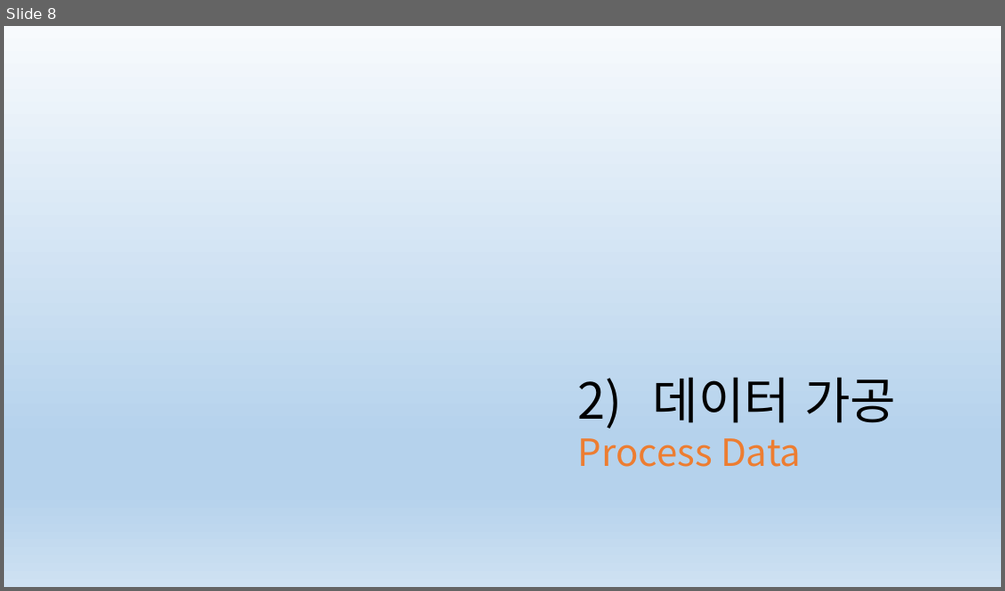
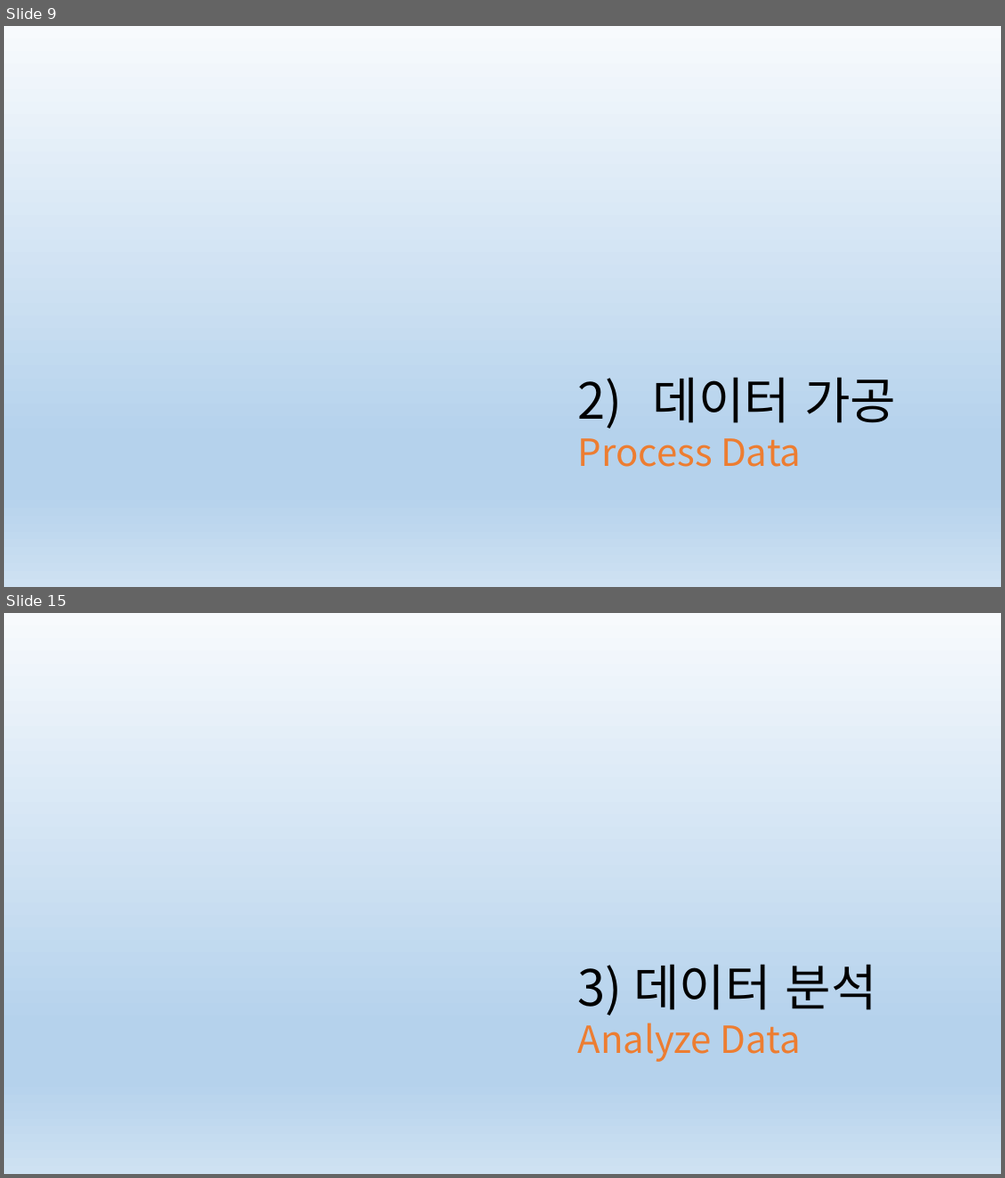
Before and after one commit to csjungminlim/MatrixCompletion, a slide deck: 넷플릭스.pptx. Shown one above the other, each under a label of ours: slide 8 before the commit, slides 9 and 15 after it; the slides between them are not shown. The pictures are 1005x591 and 1005x1178 pixels, drawn with LibreOffice and Linux fonts; fonts in the diff are those of the drawing. Boxes give left, top, right and bottom in pixels: in the first picture for what was removed or moved away, otherwise in the second. Text is boxed around its words. In the diff, an @@ line names an element or a change of style, - is before the commit and + after.

```diff
--- a/넷플릭스.pptx
+++ b/넷플릭스.pptx
@@ slide 15 added at [4,613,1001,1174], background gradient #F7FAFD to #B5D2EC to #CEE1F2 @@
@@ text added at [578,964,877,1062], 36 pt, text #ED7D31 @@
+3) 데이터 분석 Analyze Data
@@ what was slide 8 is now slide 9 @@
```
Also in this commit, not shown: 1 slide changed, 12 other slides added.
